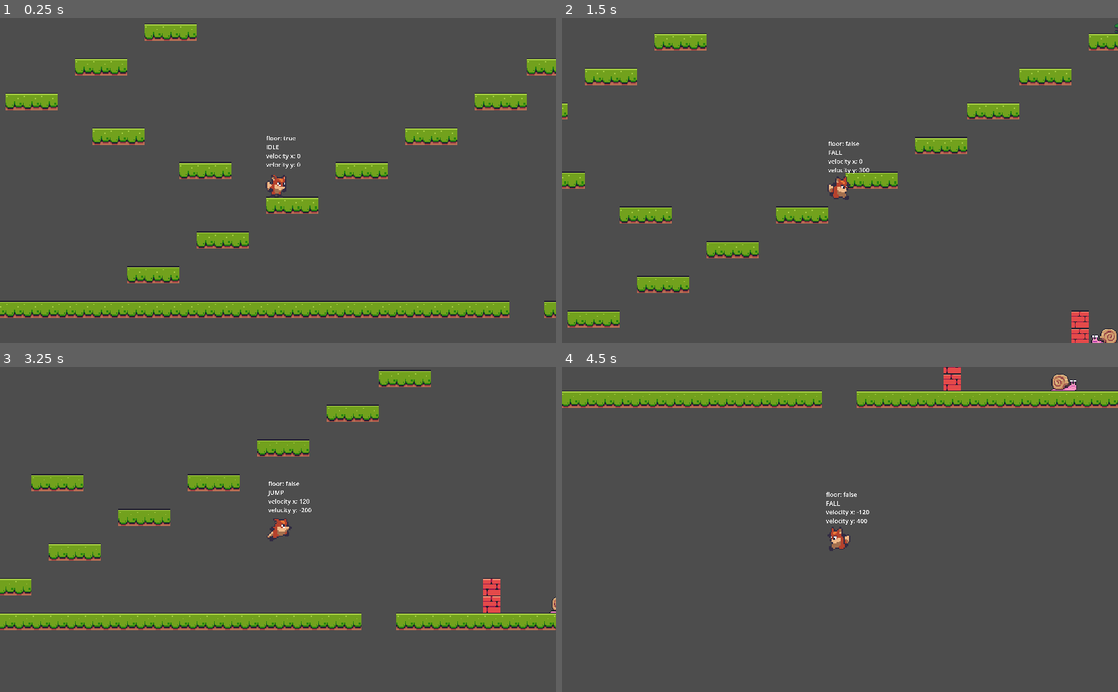
Above: before the commit, frames 1-4 (two rows, left to right).
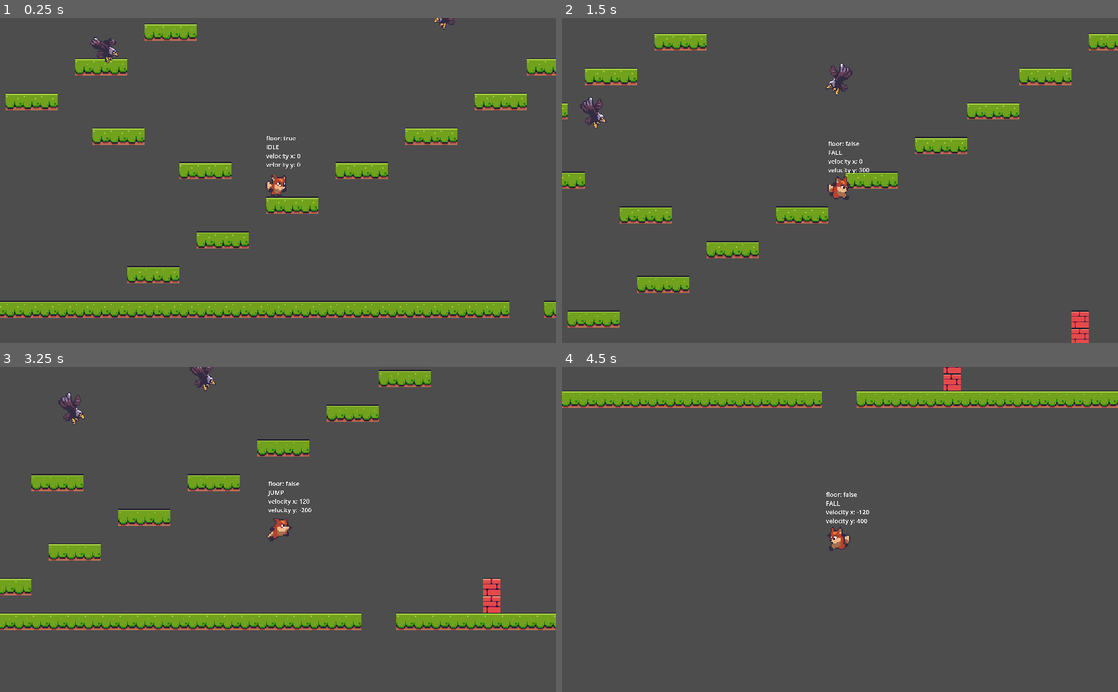
Above: after the commit, the same moments.

Repository: dizuane/godot-fox-antics
Game: Godot game, scene res://level_base/level_base.tscn
Same seed, same stepped clock (60 frames per second), same inputs: the game is played once before the commit and once after it. The project has no main scene, so this scene is started directly.
Inputs:
- Up to frame 1 (0.25 s): no input
- Up to frame 2 (1.5 s): hold D (right) from 0.53 s (still down); tap Space (jump) at 0.77 s
- Up to frame 3 (3.25 s): tap Space (jump) at 1.52, 3.02 s; release D (right) at 2.03 s; hold A (left) 2.03-2.78 s; hold D (right) from 2.78 s (still down)
- Up to frame 4 (4.5 s): tap Space (jump) at 3.77 s; release D (right) at 4.28 s; hold A (left) from 4.28 s (still down)

The runs differ from the first frame. In frame 1, 0.3% of the frame differs, in the area x 16-82%, y 0-14%; in frame 2, 0.7%, in the area x 3-100%, y 1-100%; in frame 3, 0.5%; in frame 4, 0.2%.

Commit message:
Added eagle enemy

Diff:
--- /dev/null
+++ b/enemies/eagle/eagle.gd
@@ -0,0 +1,38 @@
+extends EnemyBase
+
+@onready var animated_sprite_2d = $AnimatedSprite2D
+@onready var player_detector = $PlayerDetector
+@onready var direction_timer = $DirectionTimer
+
+const FLY_SPEED: Vector2 = Vector2(35, 15)
+
+var _fly_direction: Vector2 = Vector2.ZERO
+
+func _physics_process(delta):
+	super._physics_process(delta)
+	velocity = _fly_direction
+	move_and_slide()
+
+
+func set_and_flip() -> void:
+	var x_dir = sign(_player_ref.global_position.x - global_position.x)
+	if x_dir > 0:
+		animated_sprite_2d.flip_h = true
+	else:
+		animated_sprite_2d.flip_h = false
+
+	_fly_direction = Vector2(x_dir, 1) * FLY_SPEED
+
+
+func fly_to_player() -> void:
+	set_and_flip()
+	direction_timer.start()
+
+
+func _on_visible_on_screen_notifier_2d_screen_entered():
+	animated_sprite_2d.play("fly")
+	fly_to_player()
+
+
+func _on_direction_timer_timeout():
+	fly_to_player()
--- /dev/null
+++ b/enemies/eagle/eagle.tscn
@@ -0,0 +1,66 @@
+[gd_scene load_steps=10 format=3 uid="uid://f4x3wx0vl6pd"]
+
+[ext_resource type="PackedScene" uid="uid://cm0gs0creneew" path="res://enemies/enemy_base/enemy_base.tscn" id="1_6jgrf"]
+[ext_resource type="Texture2D" uid="uid://ccuyi26cdox0t" path="res://assets/enemies/eagle/eagle-attack.png" id="2_lnaf2"]
+[ext_resource type="Script" path="res://enemies/eagle/eagle.gd" id="2_r5tcl"]
+
+[sub_resource type="AtlasTexture" id="AtlasTexture_7il3k"]
+atlas = ExtResource("2_lnaf2")
+region = Rect2(0, 0, 40, 41)
+
+[sub_resource type="AtlasTexture" id="AtlasTexture_n38tu"]
+atlas = ExtResource("2_lnaf2")
+region = Rect2(40, 0, 40, 41)
+
+[sub_resource type="AtlasTexture" id="AtlasTexture_03kcx"]
+atlas = ExtResource("2_lnaf2")
+region = Rect2(80, 0, 40, 41)
+
+[sub_resource type="AtlasTexture" id="AtlasTexture_jec5i"]
+atlas = ExtResource("2_lnaf2")
+region = Rect2(120, 0, 40, 41)
+
+[sub_resource type="SpriteFrames" id="SpriteFrames_01u6l"]
+animations = [{
+"frames": [{
+"duration": 1.0,
+"texture": SubResource("AtlasTexture_7il3k")
+}, {
+"duration": 1.0,
+"texture": SubResource("AtlasTexture_n38tu")
+}, {
+"duration": 1.0,
+"texture": SubResource("AtlasTexture_03kcx")
+}, {
+"duration": 1.0,
+"texture": SubResource("AtlasTexture_jec5i")
+}],
+"loop": true,
+"name": &"fly",
+"speed": 5.0
+}]
+
+[sub_resource type="CircleShape2D" id="CircleShape2D_085p2"]
+radius = 6.08276
+
+[node name="Eagle" instance=ExtResource("1_6jgrf")]
+collision_layer = 0
+collision_mask = 0
+script = ExtResource("2_r5tcl")
+
+[node name="AnimatedSprite2D" parent="." index="1"]
+scale = Vector2(0.75, 0.75)
+sprite_frames = SubResource("SpriteFrames_01u6l")
+animation = &"fly"
+frame_progress = 0.805088
+
+[node name="CollisionShape2D" type="CollisionShape2D" parent="." index="2"]
+shape = SubResource("CircleShape2D_085p2")
+
+[node name="PlayerDetector" type="RayCast2D" parent="." index="3"]
+target_position = Vector2(0, 200)
+
+[node name="DirectionTimer" type="Timer" parent="." index="4"]
+wait_time = 3.0
+
+[connection signal="timeout" from="DirectionTimer" to="." method="_on_direction_timer_timeout"]
--- a/enemies/snail/snail.tscn
+++ b/enemies/snail/snail.tscn
@@ -93,8 +93,6 @@
 sprite_frames = SubResource("SpriteFrames_d4cd3")
 animation = &"walk"
 autoplay = "walk"
-frame = 3
-frame_progress = 0.782084
 
 [node name="FloorDetection" type="RayCast2D" parent="." index="2"]
 position = Vector2(-15, 0)
--- a/level_base/level_base.tscn
+++ b/level_base/level_base.tscn
@@ -1,11 +1,10 @@
-[gd_scene load_steps=9 format=3 uid="uid://bfft0gvwu2sut"]
+[gd_scene load_steps=8 format=3 uid="uid://bfft0gvwu2sut"]
 
 [ext_resource type="Script" path="res://level_base/level_base.gd" id="1_i2i38"]
 [ext_resource type="Texture2D" uid="uid://ce0bqav8yix4q" path="res://assets/tiles/Terrain (16x16).png" id="1_sg3iq"]
 [ext_resource type="PackedScene" uid="uid://bm1n2u8xlrl4e" path="res://player_cam/player_cam.tscn" id="2_pe86m"]
 [ext_resource type="PackedScene" uid="uid://81ctaootuter" path="res://player/player.tscn" id="3_ltp7w"]
-[ext_resource type="PackedScene" uid="uid://db08ctdllsko5" path="res://enemies/snail/snail.tscn" id="5_32cm4"]
-[ext_resource type="PackedScene" uid="uid://b8yytt36b0r6l" path="res://enemies/frog/frog.tscn" id="6_6q15c"]
+[ext_resource type="PackedScene" uid="uid://f4x3wx0vl6pd" path="res://enemies/eagle/eagle.tscn" id="5_oetwd"]
 
 [sub_resource type="TileSetAtlasSource" id="TileSetAtlasSource_ledg1"]
 texture = ExtResource("1_sg3iq")
@@ -536,8 +535,8 @@
 [node name="Player" parent="." instance=ExtResource("3_ltp7w")]
 position = Vector2(331, -131)
 
-[node name="Snail" parent="." instance=ExtResource("5_32cm4")]
-position = Vector2(724, -44)
-
-[node name="Frog" parent="." instance=ExtResource("6_6q15c")]
-position = Vector2(706, -313)
+[node name="Eagle" parent="." instance=ExtResource("5_oetwd")]
+position = Vector2(495, -283)
+
+[node name="Eagle2" parent="." instance=ExtResource("5_oetwd")]
+position = Vector2(163, -252)
